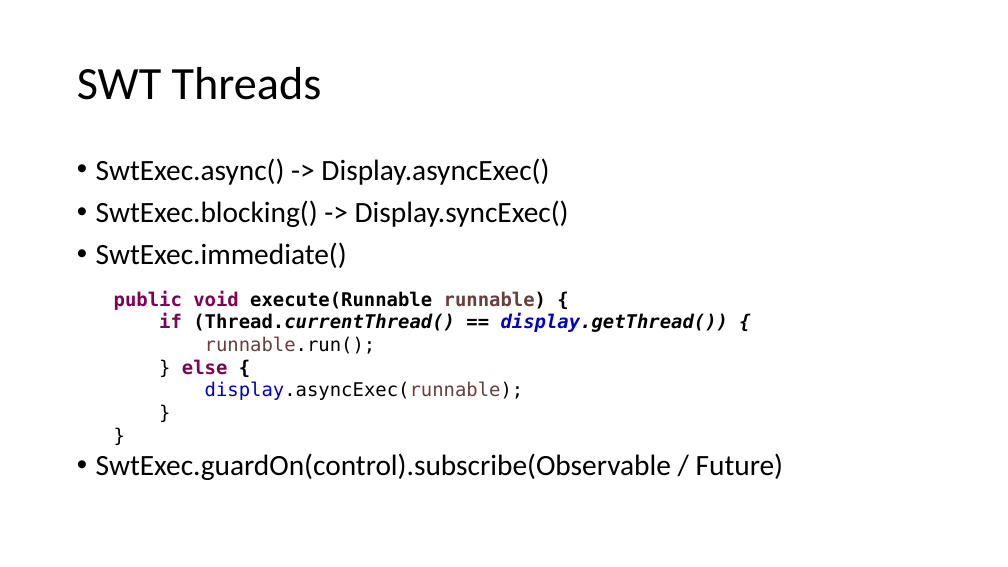
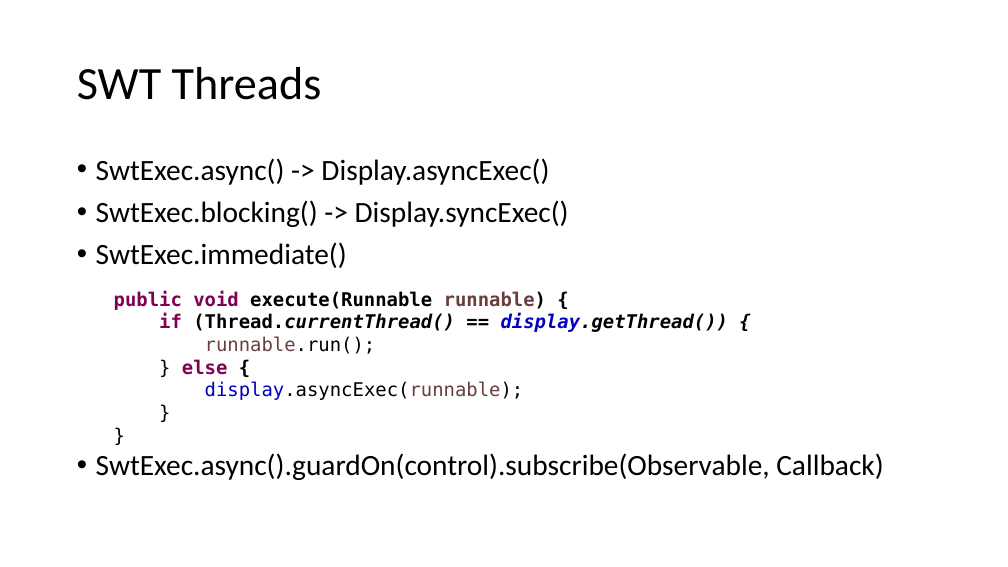
Before and after one commit to diffplug/rxjava-and-swt, a slide deck: slide 15 of RxJava and SWT.pptx (slide 16 before the commit). Drawn at 1008x567 pixels with LibreOffice and Linux fonts; fonts in the diff are those of the drawing. Boxes give left, top, right and bottom in pixels: in the first picture for what was removed or moved away, otherwise in the second. Text is boxed around its words. In the diff, an @@ line names an element or a change of style, - is before the commit and + after.

```diff
--- a/RxJava and SWT.pptx
+++ b/RxJava and SWT.pptx
@@ text at box(96, 453, 883, 480): text changed @@
-• SwtExec.guardOn(control).subscribe(Observable / Future)
+• SwtExec.async().guardOn(control).subscribe(Observable, Callback)
```
Also in this commit, not shown: 4 other slides changed, 1 slide removed, 2 other files.
